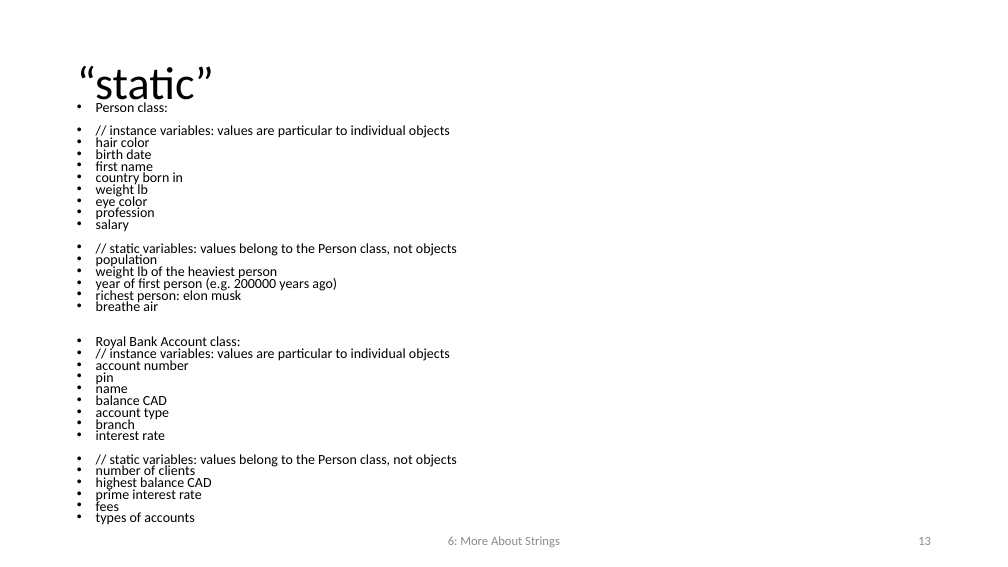
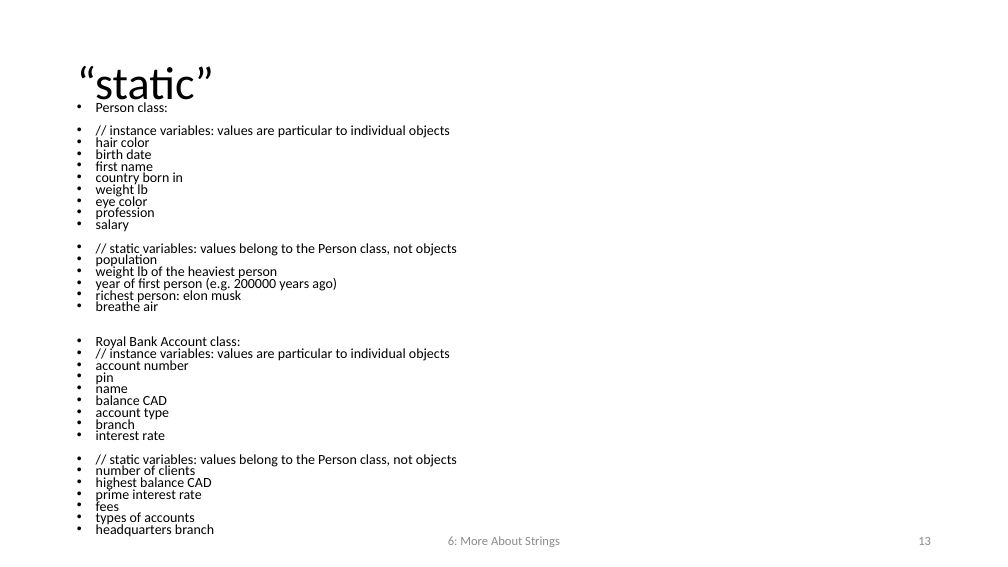
Before and after one commit to chriswu8/COMP2501, a slide deck: slide 13 of Lecture/2501Lesson06.pptx. Drawn at 1008x567 pixels with LibreOffice and Linux fonts; fonts in the diff are those of the drawing. Boxes give left, top, right and bottom in pixels: in the first picture for what was removed or moved away, otherwise in the second. Text is boxed around its words. In the diff, an @@ line names an element or a change of style, - is before the commit and + after.

```diff
--- a/Lecture/2501Lesson06.pptx
+++ b/Lecture/2501Lesson06.pptx
@@ text at <box>96,522,214,537</box>: paragraph added @@
+• headquarters branch
```
Also in this commit, not shown: 5 other slides changed, 23 other files.
